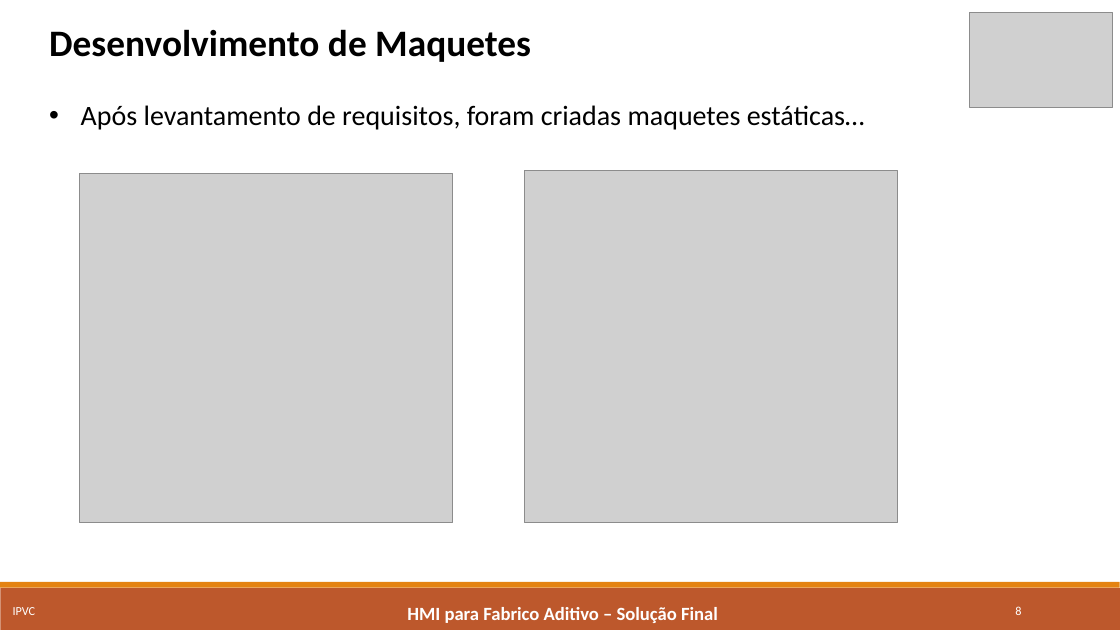
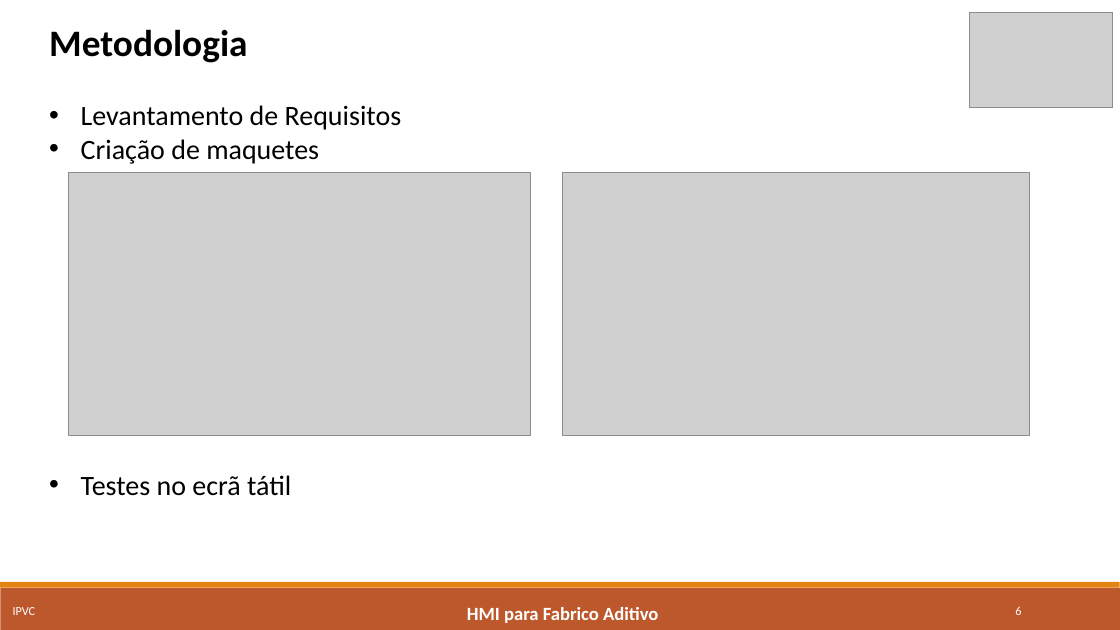
Before and after one commit to marcorlsrodrigues/projeto, a slide deck: slide 6 of Apresentacao_Final_MarcoRodrigues4652.pptx (slide 8 before the commit). Drawn at 1120x630 pixels with LibreOffice and Linux fonts; fonts in the diff are those of the drawing; grey boxes stand for pictures. Boxes give left, top, right and bottom in pixels: in the first picture for what was removed or moved away, otherwise in the second. Text is boxed around its words. In the diff, an @@ line names an element or a change of style, - is before the commit and + after.

```diff
--- a/Apresentacao_Final_MarcoRodrigues4652.pptx
+++ b/Apresentacao_Final_MarcoRodrigues4652.pptx
@@ text at (49,29,402,496): text changed @@
-Desenvolvimento de Maquetes
-• Após levantamento de requisitos, foram criadas maquetes estáticas…
+Metodologia
+• Levantamento de Requisitos
+• Criação de maquetes
+• Testes no ecrã tátil
@@ picture: place and size @@
-picture at (80,173,454,523)
+picture at (69,172,531,434)
@@ picture: place and size @@
-picture at (524,171,898,523)
+picture at (563,172,1030,435)
@@ text at (467,607,658,623): text changed @@
-HMI para Fabrico Aditivo – Solução Final
+HMI para Fabrico Aditivo
```
Also in this commit, not shown: 15 other slides changed, 8 slides removed, 2 other files.
